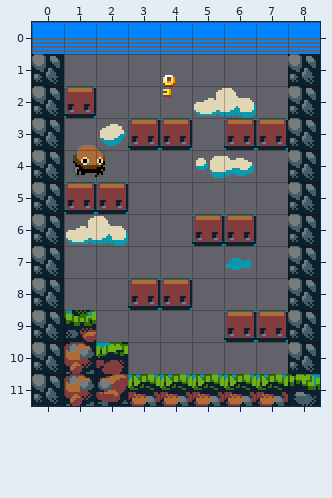
Level history. Tiled map: hw4 - platformer/map3.tmx. That is the earlier state.
Cells are 16x16 px. Shown: x 0..8, y 0..11.
After the commit:
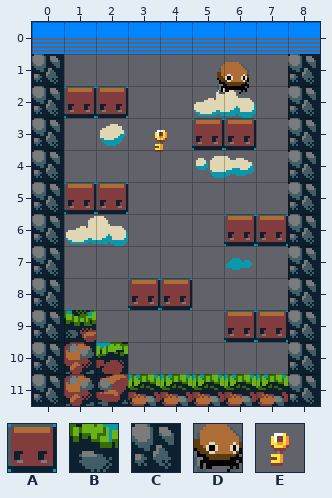
Key: from "MySprites": A 6, B 19, C 32, D 80, E 86.
_ is an empty cell.
Objects are placed by their top-left corner, in cells (3,4 is the top-left corner of cell 3,4); size is 1x1 cell unless given.
From old to new:
Layer "Tile Layer 1":
The edit adds tile A in row 2 at x 2; in row 3 at x 5; in row 6 at x 7.
Tile B gives way to tile C in row 11 at x 8.
Tile A is gone in row 3 at x 3 to 4 and 7; in row 6 at x 5.
Layer "Entities":
Object D "player" at 1.3,3.8 becomes D "player" at 5.8,1.2.
Object E "key" at 3.8,1.5 becomes E "key" at 3.5,3.2.
Changed places in both pictures, as pixel boxes (x1, y1, x2, y2):
changed: (73, 62, 249, 177)
removed: (256, 118, 288, 150)
removed: (192, 214, 224, 246)
added: (256, 214, 288, 246)
changed: (288, 374, 320, 406)
